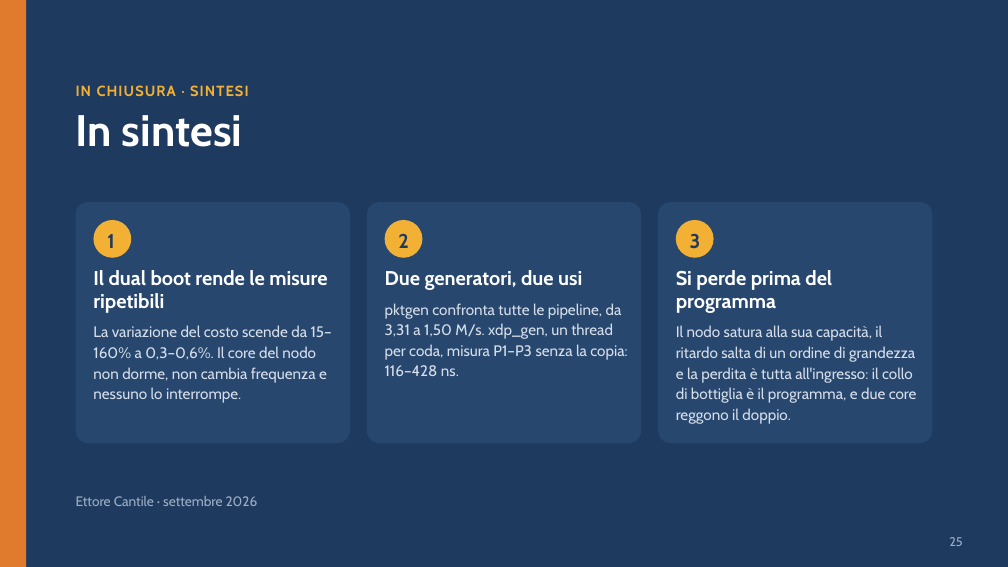
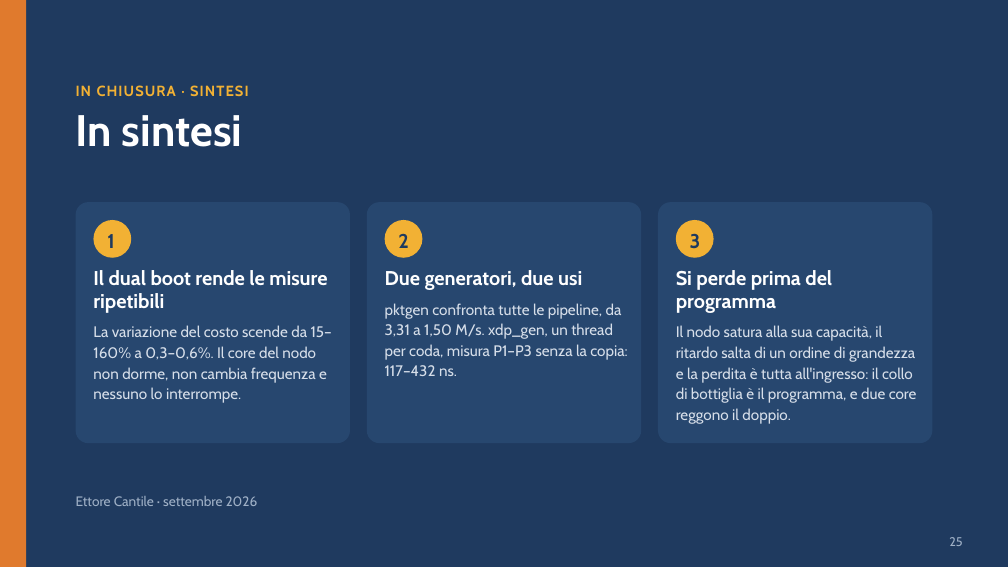
Before and after one commit to ettore-cantile/ipa_lab, a slide deck: slide 24 of docs/Test reale su dual boot.pptx. Drawn at 1008x567 pixels with LibreOffice and Linux fonts; fonts in the diff are those of the drawing. Boxes give left, top, right and bottom in pixels: in the first picture for what was removed or moved away, otherwise in the second. Text is boxed around its words. In the diff, an @@ line names an element or a change of style, - is before the commit and + after.

```diff
--- a/docs/Test reale su dual boot.pptx
+++ b/docs/Test reale su dual boot.pptx
@@ text at [385,303,627,376]: text changed @@
-pktgen confronta tutte le pipeline, da 3,31 a 1,50 M/s. xdp_gen, un thread per coda, misura P1–P3 senza la copia: 116–428 ns.
+pktgen confronta tutte le pipeline, da 3,31 a 1,50 M/s. xdp_gen, un thread per coda, misura P1–P3 senza la copia: 117–432 ns.
```
Also in this commit, not shown: 5 other slides changed, 27 other files.
